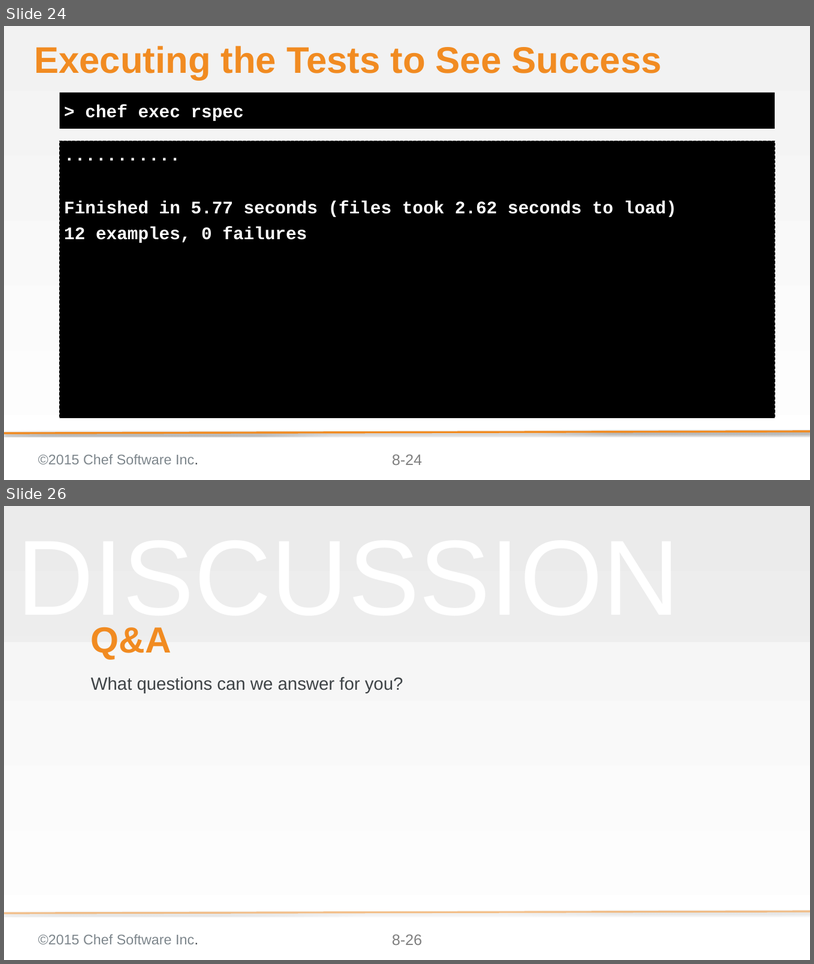
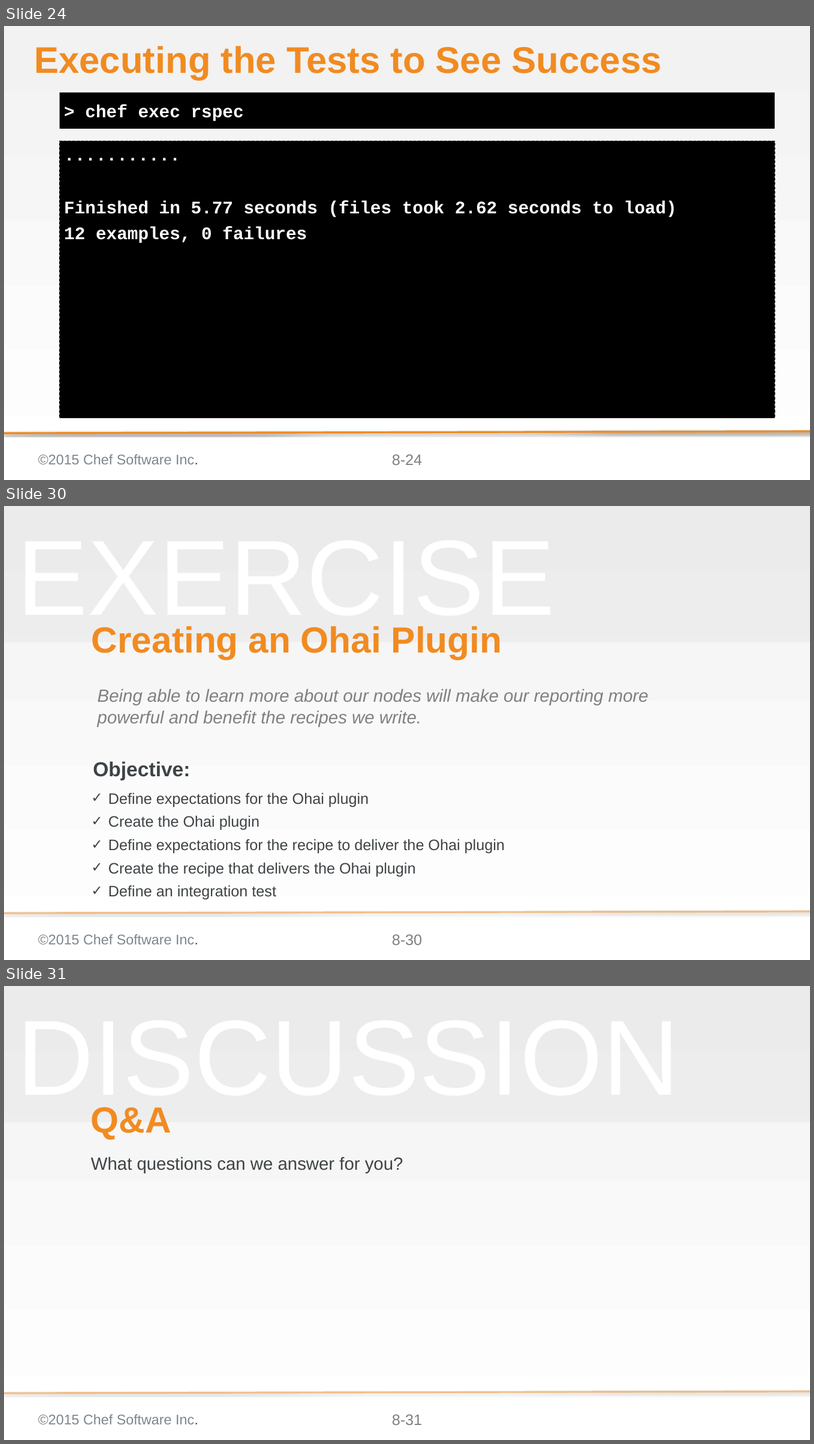
Before and after one commit to chef-training/extending_cookbooks, a slide deck: 08-creating_ohai_plugins.pptx. Shown one above the other, each under a label of ours: slides 24 and 26 before the commit, slides 24, 30 and 31 after it; the slides between them are not shown. The pictures are 814x964 and 814x1444 pixels, drawn with LibreOffice and Linux fonts; fonts in the diff are those of the drawing; background and template pictures are left out. Boxes give left, top, right and bottom in pixels: in the first picture for what was removed or moved away, otherwise in the second. Text is boxed around its words. In the diff, an @@ line names an element or a change of style, - is before the commit and + after.

Commit message:
Updates the 08 Ohai module

```diff
--- a/08-creating_ohai_plugins.pptx
+++ b/08-creating_ohai_plugins.pptx
@@ slide 30 added at [4,506,810,960], background gradient #F2F2F2 to #FFFFFF; not listed: 4 template elements that a slide beside it also shows @@
@@ text added at [17,626,555,633], 169.3 pt, text #F2F2F2 at 50% opacity @@
+EXERCISE
@@ title added at [92,626,502,659], 57.6 pt, text #F18B21, bold @@
+Creating an Ohai Plugin
@@ text added at [98,689,649,727], 28 pt, text #808080, italic @@
+Being able to learn more about our nodes will make our reporting more powerful and benefit the recipes we write.
@@ text added at [93,761,190,780], 32 pt, text #3E4346, bold @@
+Objective:
@@ text added at [108,792,505,899], 24 pt, text #3E4346 @@
+✓ Define expectations for the Ohai plugin
+✓ Create the Ohai plugin
+✓ Define expectations for the recipe to deliver the Ohai plugin
+✓ Create the recipe that delivers the Ohai plugin
+✓ Define an integration test
@@ what was slide 26 is now slide 31 @@
@@ page number at [392,1414,422,1425]: text changed @@
-8-26
+8-31
```
Also in this commit, not shown: 9 slides changed, 4 other slides added.
